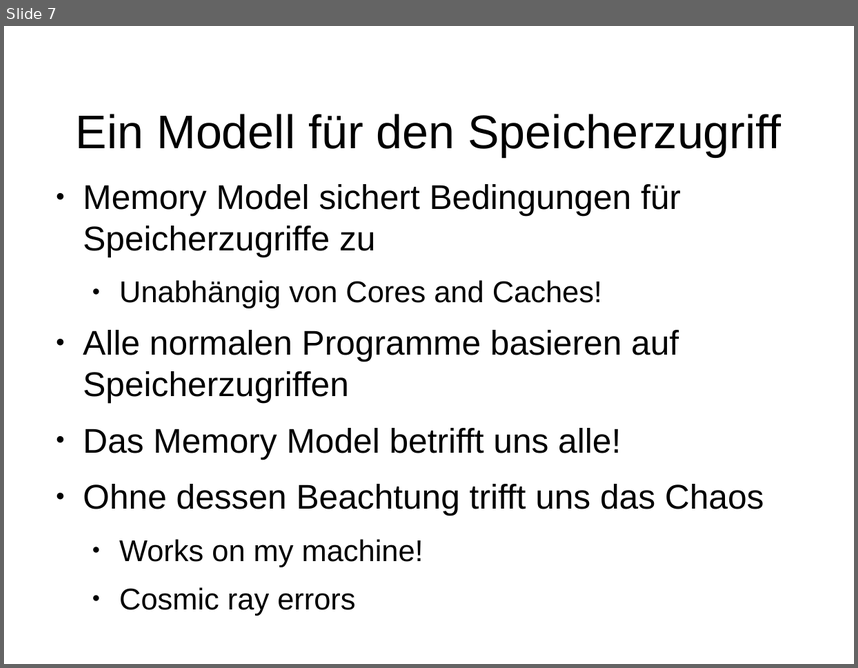
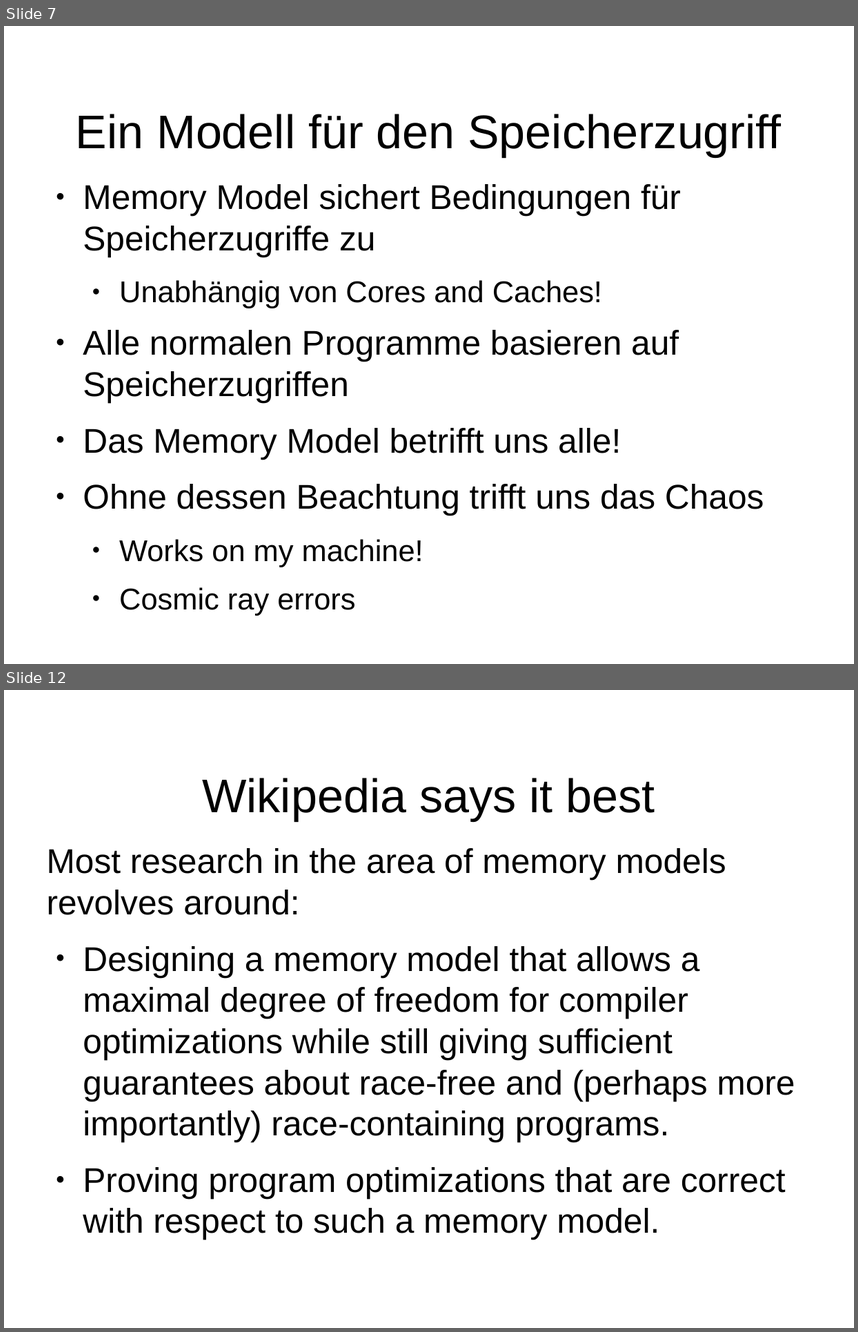
Before and after one commit to dlindner/vorlesung-se2-dhbw, a slide deck: added_2016/Java Memory Model.odp. Shown one above the other, each under a label of ours: slide 7 before the commit, slides 7 and 12 after it; the slides between them are not shown. The pictures are 858x668 and 858x1332 pixels, drawn with LibreOffice and Linux fonts; fonts in the diff are those of the drawing; background and template pictures are left out. Boxes give left, top, right and bottom in pixels: in the first picture for what was removed or moved away, otherwise in the second. Text is boxed around its words. In the diff, an @@ line names an element or a change of style, - is before the commit and + after.

Commit message:
Wikipedia-Orgie

```diff
--- a/added_2016/Java Memory Model.odp
+++ b/added_2016/Java Memory Model.odp
@@ slide 12 added at bbox=[4, 690, 854, 1328], background picture (left out) @@
@@ title added at bbox=[202, 778, 655, 821], 44 pt, text #000000 @@
+Wikipedia says it best
@@ text added at bbox=[47, 848, 795, 1239], 32 pt, text #000000 @@
+Most research in the area of memory models revolves around:
+● Designing a memory model that allows a maximal degree of freedom for compiler optimizations while still giving sufficient guarantees about race-free and (perhaps more importantly) race-containing programs.
+● Proving program optimizations that are correct with respect to such a memory model.
```
Also in this commit, not shown: 1 slide changed, 9 other slides added, 10 slides removed.
